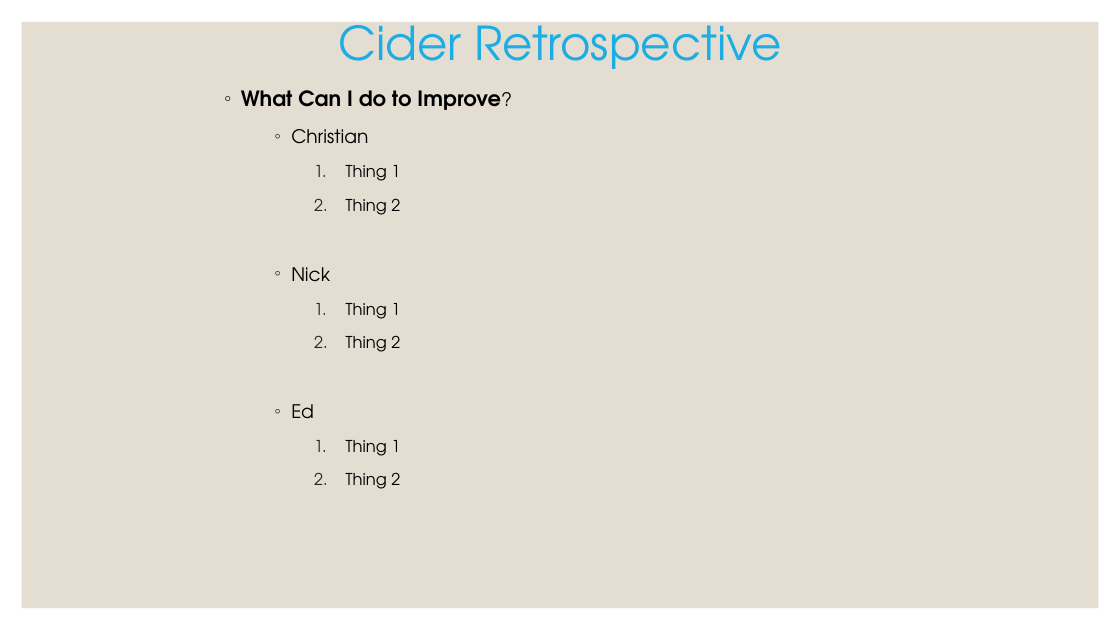
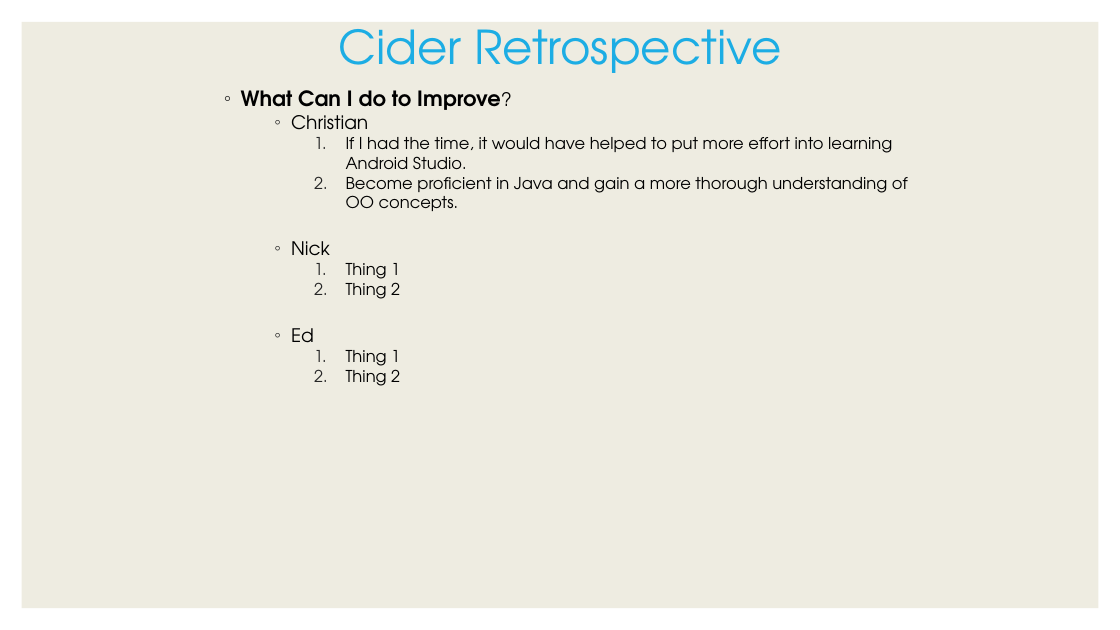
Before and after one commit to CiderCS3398/CS3398-Cider-S2017, a slide deck: slide 3 of Presentations/Final_Retrospective.pptx. Drawn at 1120x630 pixels with LibreOffice and Linux fonts; fonts in the diff are those of the drawing. Boxes give left, top, right and bottom in pixels: in the first picture for what was removed or moved away, otherwise in the second. Text is boxed around its words. In the diff, an @@ line names an element or a change of style, - is before the commit and + after.

Commit message:
Added my piece to the final retrospective.

```diff
--- a/Presentations/Final_Retrospective.pptx
+++ b/Presentations/Final_Retrospective.pptx
@@ rectangle at bbox=[22, 22, 1099, 608]: fill #E3DED1 to #EEECE1 @@
@@ text "Cider Retrospective" at bbox=[338, 29, 782, 73]: line spacing 0.9 to 1 @@
@@ text at bbox=[241, 90, 501, 386]: less space between paragraphs; indent changed @@
@@ text at bbox=[346, 137, 908, 211]: text changed @@
-        1. Thing 1
-        2. Thing 2
+        1. If I had the time, it would have helped to put more effort into learning Android Studio.
+        2. Become proficient in Java and gain a more thorough understanding of OO concepts.
```
Also in this commit, not shown: 2 other slides changed.
